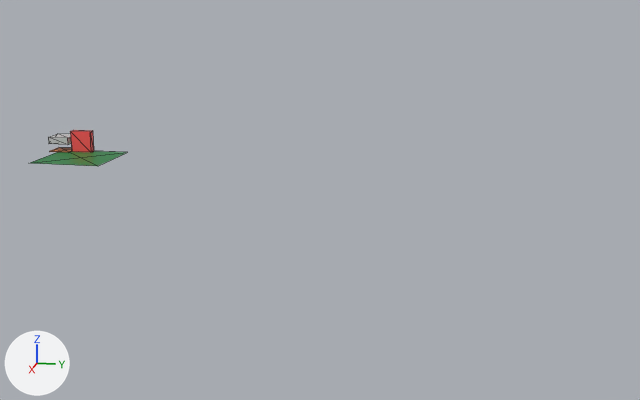
Before and after pictures for a commit that changed the glTF model glb/mbrick.gltf.
The view is the same before and after, from a 50 mm lens placed at (237.0, 124.1, 47.8), pointed at (-23.0, 72.1, -17.2). Every picture has the same lights, and +X, +Y and +Z are marked at lower left. Mesh edges are drawn as thin lines. Where no turn or scale is listed for an object, it has been applied to the vertices.
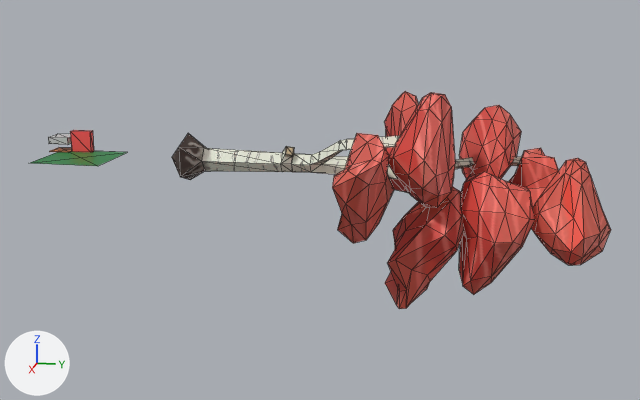
Changed parts and their boxes [x1, y1, x2, y2] in the pictures (640 x 400 px):
'Object_11', added (red): after [172, 91, 611, 309]

What changed in the scene script:
```text
Add img_tree_basecolor:
    img_tree_basecolor = load_image('Tree_baseColor', '_unpacked/Tree_baseColor', 1024, 1024, 'sRGB')
Add mat_tree:
    mat_tree = principled_material('Tree')
    mat_tree.texture = img_tree_basecolor
    mat_tree.roughness = 0.6
Add me_icosphere_001_tree_0:
    me_icosphere_001_tree_0.from_pydata(...)  # 413 vertices, 786 faces; spans x -38.1..38.9, y -8.1..128.8, z -45.0..24.1
    me_icosphere_001_tree_0.materials.append(mat_tree)  # picture img_tree_basecolor
Add ob_object_11:
    ob_object_11 = bpy.data.objects.new('Object_11', me_icosphere_001_tree_0)
    ob_object_11.location = (-30.0, 30.0, -7.1)
```
